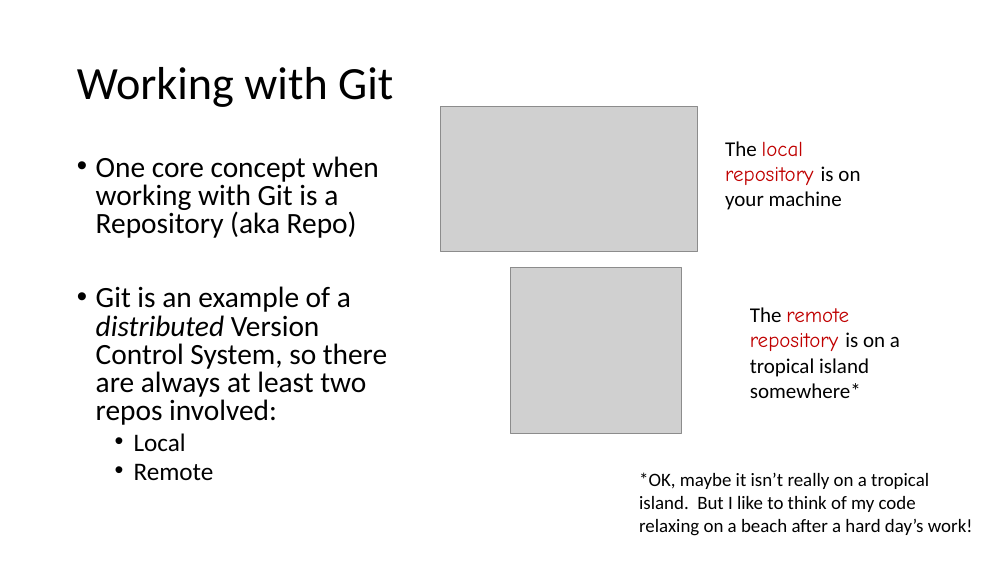
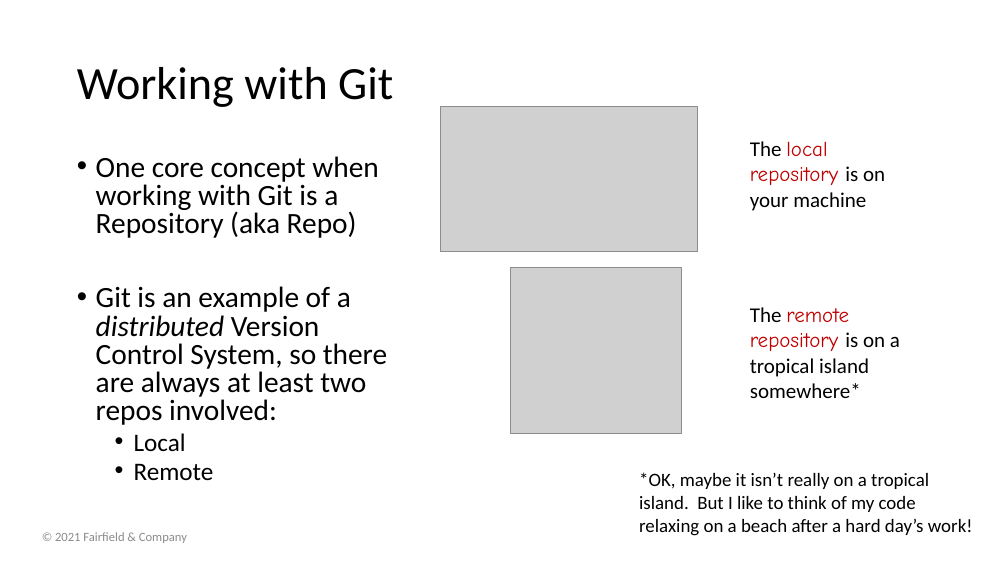
Before and after one commit to BackpackTrainer/gitProject, a slide deck: slide 4 of Git.pptx. Drawn at 1008x567 pixels with LibreOffice and Linux fonts; fonts in the diff are those of the drawing; grey boxes stand for pictures; background and template pictures are left out. Boxes give left, top, right and bottom in pixels: in the first picture for what was removed or moved away, otherwise in the second. Text is boxed around its words. In the diff, an @@ line names an element or a change of style, - is before the commit and + after.

```diff
--- a/Git.pptx
+++ b/Git.pptx
@@ text "The local repository is on ...": place and size @@
-text "The local repository is on ..." at box(725, 141, 860, 210)
+text "The local repository is on ..." at box(750, 141, 885, 211)
@@ text added at box(55, 532, 187, 543), 12 pt, text #8C8C8C @@
+© 2021 Fairfield & Company
```
Also in this commit, not shown: 43 other slides changed.
